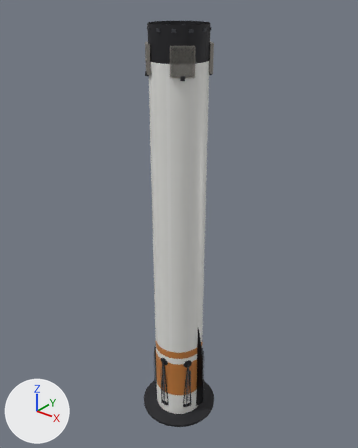
Before and after pictures for a commit that changed the glTF model assets/rockets/new-glendale/s1.hi.glb.
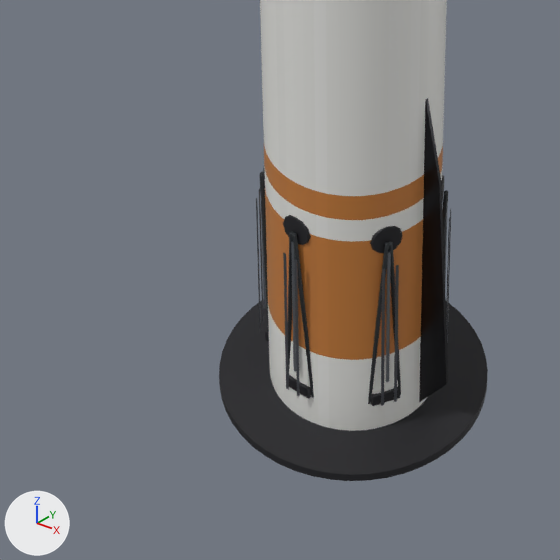
Each version appears first whole from a 50 mm lens placed at (37.1, -46.4, 62.8), pointed at (-1.1, 1.4, 33.1), and next in a close-up on the part from 24% to 65% of the width and 67% to 100% of the height. The lights are fixed; the arrows at lower left show +X, +Y and +Z. The first two pictures are the older version. Where no turn or scale is listed for an object, it has been applied to the vertices. Vertices at exactly the same position are counted once.

Names of what the first close-up shows: 'leg_0.dark', 'leg_0.metal', 'leg_1.dark', 'leg_1.metal', 'leg_2.dark', 'leg_2.metal', 'leg_5.dark', 'leg_5.metal', 's1.dark', 's1.hull', 'strake_0.metal'.
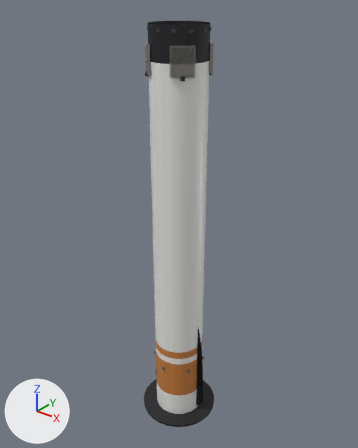
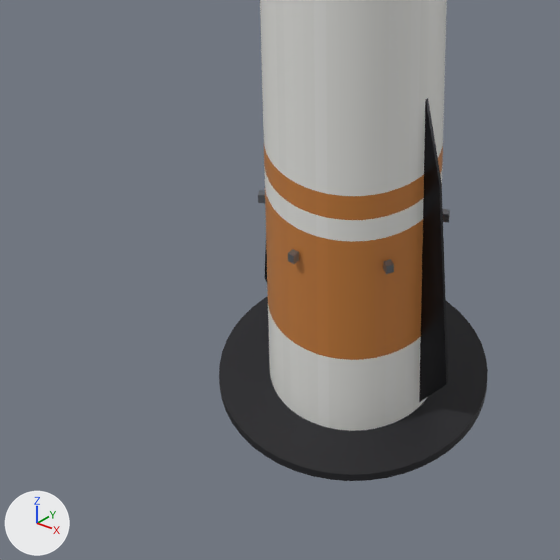
The change, as a list of edits to the scene's bpy script:
```text
Change me_leg_0_dark:
    used by ob_leg_0_dark; parent = ob_leg_0; location = (0.18, 0.0, 4.487); scale = (4.49, 4.49, 4.49)
    remove me_leg_0_dark.from_pydata(...)  # 164 vertices, 308 faces; spans x -0.05..0.05, y -0.16..0.16, z -1.0..1.0
    add me_leg_0_dark.from_pydata(...)  # 240 vertices, 456 faces; spans x -0.07..0.07, y -0.26..0.26, z -1.0..1.0
    me_leg_0_dark part 1: the loose piece of 38 vertices spanning x -0.05..0.05, y -0.16..0.0, z -1.0..0.84 is rebuilt with 38 vertices and now spans x -0.04..0.01, y -0.19..0.0, z -1.0..0.78
    me_leg_0_dark part 2: 86 vertices removed from x -0.05..0.05, y -0.16..0.16, z -1.0..1.0; 74 vertices added at x -0.07..0.03, y -0.26..0.26, z -0.99..0.83
    other edits to the shape of me_leg_0_dark do not show in these pictures
Change me_leg_0_metal:
    used by ob_leg_0_metal; parent = ob_leg_0; location = (0.401, 0.0, 4.017); scale = (3.81, 3.81, 3.81)
    remove me_leg_0_metal.from_pydata(...)  # 30 vertices, 48 faces; spans x -0.04..0.04, y -0.09..0.09, z -1.0..1.0
    add me_leg_0_metal.from_pydata(...)  # 48 vertices, 80 faces; spans x -0.17..0.17, y -0.23..0.23, z -1.0..1.0
    me_leg_0_metal part 3: a new loose piece, a box spanning x 0.098..0.169, y -0.035..0.035, z 0.613..0.706, in mat_or_metal
    me_leg_0_metal part 4: the loose piece of 14 vertices spanning x -0.04..0.0, y -0.02..0.02, z -0.73..1.0 is deleted
    me_leg_0_metal part 5: the loose piece of 8 vertices spanning x 0.03..0.04, y 0.06..0.09, z -1.0..0.84 is deleted
    me_leg_0_metal part 6: the loose piece of 8 vertices spanning x 0.03..0.04, y -0.09..-0.06, z -1.0..0.84 is deleted
    other edits to the shape of me_leg_0_metal do not show in these pictures
Add me_leg_1_metal:
    me_leg_1_metal.from_pydata(...)  # 48 vertices, 80 faces; spans x -0.17..0.17, y -0.23..0.23, z -1.0..1.0
    me_leg_1_metal.materials.append(mat_or_metal)
Add me_leg_1_dark:
    me_leg_1_dark.from_pydata(...)  # 240 vertices, 456 faces; spans x -0.07..0.07, y -0.26..0.26, z -1.0..1.0
    me_leg_1_dark.materials.append(mat_or_dark)
Change ob_leg_0_dark:
    ob_leg_0_dark.location: (0.18, 0.0, 4.487) -> (-0.781, 0.0, 4.627)
    ob_leg_0_dark.scale: (4.49, 4.49, 4.49) -> (4.33, 4.33, 4.33)
Change ob_leg_0_metal:
    ob_leg_0_metal.location: (0.401, 0.0, 4.017) -> (-0.23, 0.0, 4.27)
    ob_leg_0_metal.scale: (3.81, 3.81, 3.81) -> (4.27, 4.27, 4.27)
Change ob_leg_1_dark:
    ob_leg_1_dark: bpy.data.objects.new('leg_1.dark', me_leg_0_dark) -> bpy.data.objects.new('leg_1.dark', me_leg_1_dark)
    ob_leg_1_dark.location: (0.18, 0.0, 4.487) -> (-0.785, 0.0, 4.627)
    ob_leg_1_dark.scale: (4.49, 4.49, 4.49) -> (4.33, 4.33, 4.33)
Change ob_leg_1_metal:
    ob_leg_1_metal: bpy.data.objects.new('leg_1.metal', me_leg_0_metal) -> bpy.data.objects.new('leg_1.metal', me_leg_1_metal)
    ob_leg_1_metal.location: (0.401, 0.0, 4.017) -> (-0.232, 0.0, 4.27)
    ob_leg_1_metal.scale: (3.81, 3.81, 3.81) -> (4.27, 4.27, 4.27)
Change ob_leg_2_dark:
    ob_leg_2_dark.location: (0.18, 0.0, 4.487) -> (-0.781, 0.0, 4.627)
    ob_leg_2_dark.scale: (4.49, 4.49, 4.49) -> (4.33, 4.33, 4.33)
Change ob_leg_2_metal:
    ob_leg_2_metal.location: (0.401, 0.0, 4.017) -> (-0.23, 0.0, 4.27)
    ob_leg_2_metal.scale: (3.81, 3.81, 3.81) -> (4.27, 4.27, 4.27)
Change ob_leg_5_dark:
    ob_leg_5_dark.location: (0.18, 0.0, 4.487) -> (-0.781, 0.0, 4.627)
Change ob_leg_5_metal:
    ob_leg_5_metal.location: (0.401, 0.0, 4.017) -> (-0.23, 0.0, 4.27)
```

Where the change shows, as pixel boxes [x1, y1, x2, y2] in the close-ups (560 x 560 px; the box of a moved part takes in the faces that stretch with it):
'leg_0.dark', reshaped, moved, rescaled (not visible afterwards)
    before: [368, 226, 402, 406]
'leg_1.dark', reshaped, moved, rescaled (not visible afterwards)
    before: [283, 215, 314, 399]
'leg_0.metal', reshaped, moved, rescaled (mostly hidden afterwards)
    before: [381, 251, 399, 406]
    after: [383, 259, 394, 274]
'leg_1.metal', reshaped, moved, rescaled (mostly hidden afterwards)
    before: [283, 242, 300, 396]
    after: [288, 249, 299, 264]
'leg_2.metal', reshaped, moved, rescaled (mostly hidden afterwards)
    before: [256, 188, 267, 332]
    after: [258, 190, 265, 203]
'leg_2.dark', reshaped, moved, rescaled (not visible afterwards)
    before: [259, 168, 269, 342]
'leg_5.metal', reshaped, moved (mostly hidden afterwards)
    before: [444, 201, 451, 342]
    after: [443, 209, 450, 223]
'leg_5.dark', reshaped, moved (not visible afterwards)
    before: [441, 175, 448, 238]
part 1 of me_leg_0_dark, rebuilt (not visible afterwards)
    before: [260, 172, 448, 404]
part 2 of me_leg_0_dark, moved or reshaped (not visible afterwards)
    before: [259, 168, 448, 406]
part 3 of me_leg_0_metal, added
    after: [258, 190, 450, 274]
part 4 of me_leg_0_metal, deleted
    before: [261, 201, 448, 382]
part 5 of me_leg_0_metal, deleted
    before: [256, 198, 451, 402]
part 6 of me_leg_0_metal, deleted
    before: [259, 188, 450, 406]
